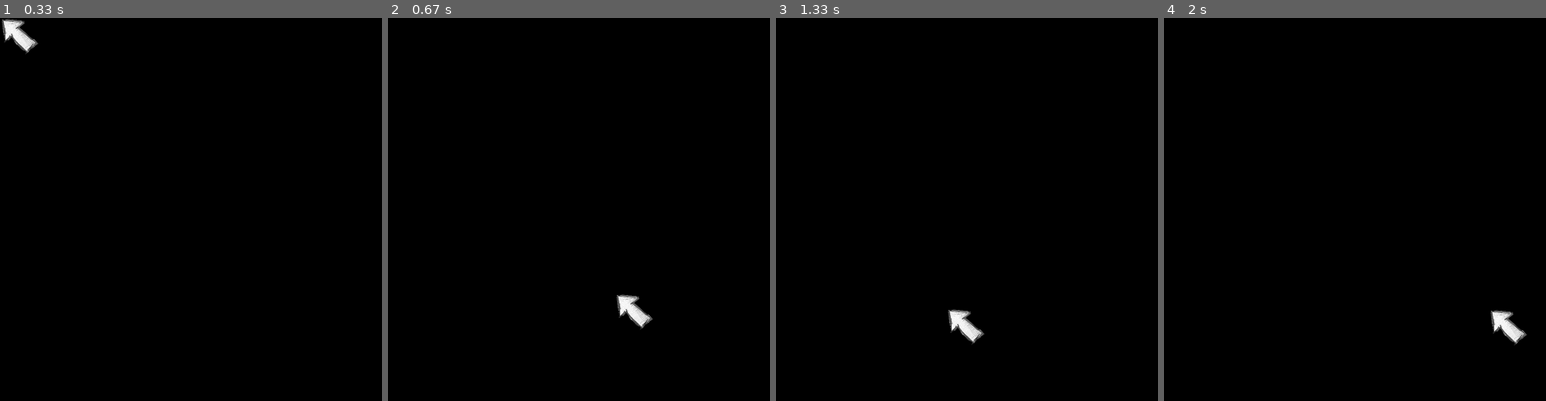
Above: before the commit, frames 1-4 (left to right).
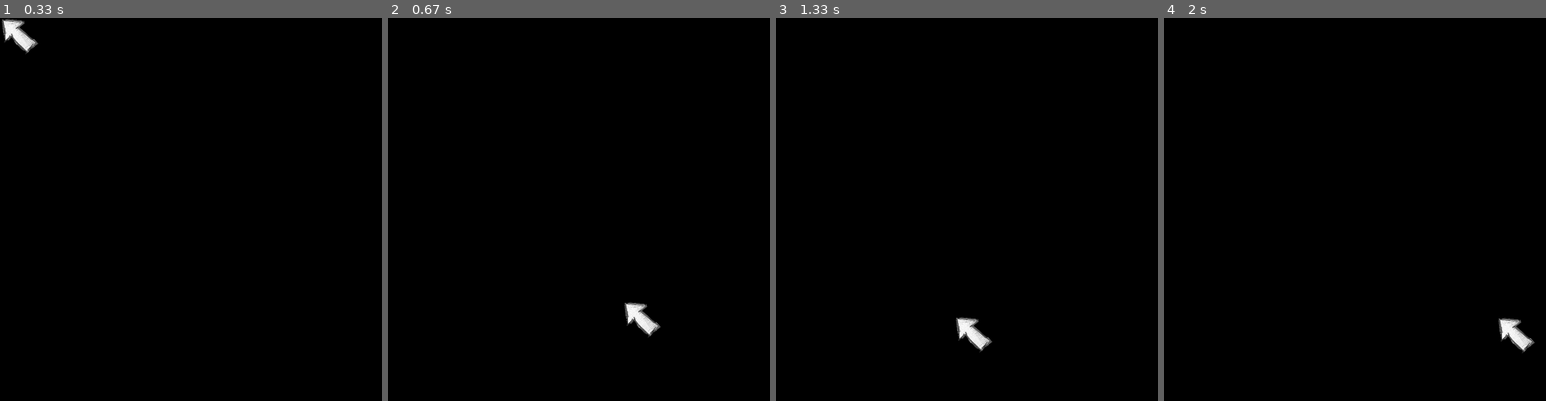
Above: after the commit, the same moments.

Repository: night0hunter/heroes_of_might_and_magic_pygame
Game: pygame game, started from cursor.py
The game is run twice, just before and just after one commit, with the same random seed, the same clock (stepped at 60 frames per second) and the same inputs.
Inputs (mouse positions are in pixels of both pictures, inside the frame that each line leads up to):
- Up to frame 1 (0.33 s): no input
- Up to frame 2 (0.67 s): press the mouse at (491, 217) at 0.37 s; move the mouse to (556, 259) at 0.47 s; release the mouse at (621, 301) at 0.6 s
- Up to frame 3 (1.33 s): press the mouse at (879, 217) at 0.7 s; move the mouse to (947, 232) at 0.8 s; release the mouse at (1016, 247) at 0.93 s; press the mouse at (879, 217) at 1.03 s; move the mouse to (917, 266) at 1.13 s; release the mouse at (955, 316) at 1.27 s
- Up to frame 4 (2 s): press the mouse at (1267, 217) at 1.37 s; move the mouse to (1362, 247) at 1.47 s; release the mouse at (1461, 274) at 1.6 s; press the mouse at (1267, 217) at 1.7 s; move the mouse to (1381, 266) at 1.8 s; release the mouse at (1496, 316) at 1.93 s

Frame 1 is identical in both runs. In frame 2, 0.5% of the frame differs, in the area x 59-72%, y 72-84%; in frame 3, 0.5%; in frame 4, 0.5%.

Commit message:
Cursor 2.0 added

Diff:
--- a/cursor.py
+++ b/cursor.py
@@ -32,18 +32,24 @@
 
 
 clock = pygame.time.Clock()
-fps = 144
+fps = 1440
 running = True
 pygame.mouse.set_visible(False)
+draw = True
 while running:
     screen.fill(pygame.Color("black"))
     for event in pygame.event.get():
         if event.type == pygame.QUIT:
             running = False
         if event.type == pygame.MOUSEMOTION:
-            sprite.rect.x = event.pos[0] - 10
-            sprite.rect.y = event.pos[1] - 10
-    all_sprites.draw(screen)
+            sprite.rect.x = event.pos[0]
+            sprite.rect.y = event.pos[1]
+            if 0 < event.pos[0] < width and 0 < event.pos[1] < height:
+                draw = True
+            else:
+                draw = False
+    if draw:
+        all_sprites.draw(screen)
     pygame.display.flip()
     clock.tick(fps)
 
